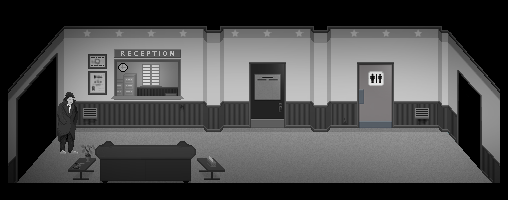
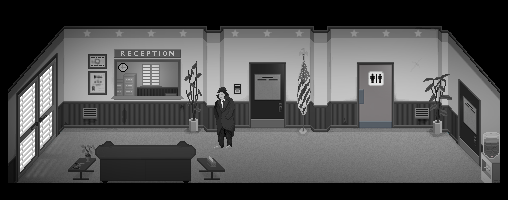
The second 508x200 image is a revision of the first. Changes to its layers:
added layer "DOOR RIGHT #2" above "MAVISH.png" over [18, 58, 82, 181]
painted on "MAVISH.png" over [57, 87, 235, 154]
added layer "DOOR RIGHT CLOSED" above "DOOR RIGHT" over [458, 82, 479, 165]
added layer "DOOR RIGHT" (49%) above "HALL DOOR copy" over [459, 81, 479, 145]
painted on "HALL DOOR" over [258, 79, 277, 80]
painted on "STARS" over [203, 38, 439, 39]
added group "WATER COOLER #1" with 5 layers above "BACKROOM" over [481, 132, 500, 183]
added layer "WATER COOLER copy #2" in group "WATER COOLER #1" over [481, 132, 500, 183]
added layer "WATER COOLER copy #1" in group "WATER COOLER #1" over [481, 132, 500, 183]
added layer "WATER COOLER copy" in group "WATER COOLER #1" over [481, 132, 500, 183]
added layer "WATER COOLER" in group "WATER COOLER #1" over [481, 132, 500, 183]
added layer "WATER COOLER copy #3" in group "WATER COOLER #1" over [481, 132, 500, 183]
painted on "BACKROOM" over [10, 27, 490, 183]
